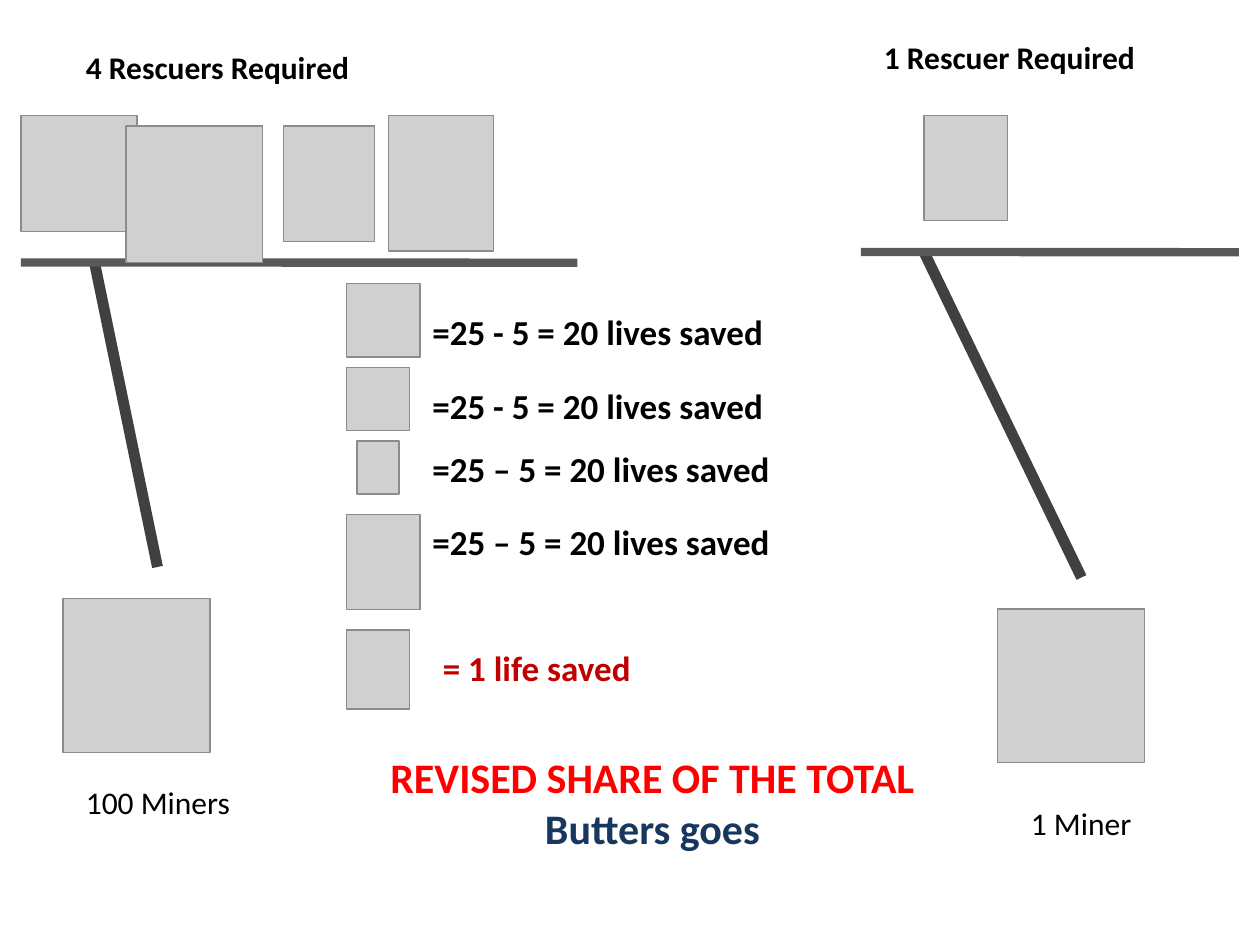
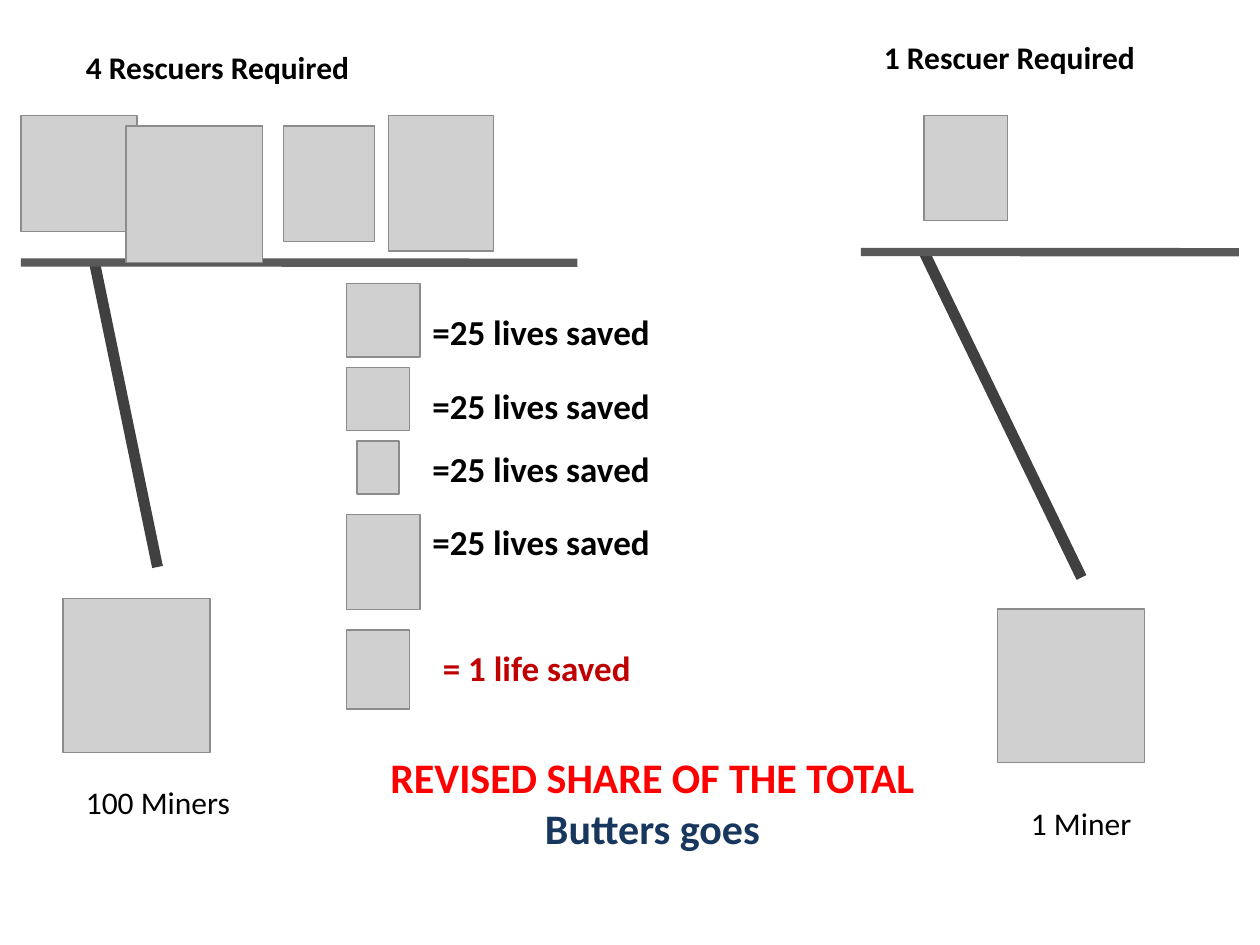
Before and after one commit to AdamSwenson/biz-ethics-docs, a slide deck: slide 11 of lectures/Voting responsibility.pptx (slide 8 before the commit). Drawn at 1260x945 pixels with LibreOffice and Linux fonts; fonts in the diff are those of the drawing; grey boxes stand for pictures. Boxes give left, top, right and bottom in pixels: in the first picture for what was removed or moved away, otherwise in the second. Text is boxed around its words. In the diff, an @@ line names an element or a change of style, - is before the commit and + after.

```diff
--- a/lectures/Voting responsibility.pptx
+++ b/lectures/Voting responsibility.pptx
@@ text at (432,320,649,346): text changed @@
-=25 - 5 = 20 lives saved
+=25 lives saved
@@ text at (432,394,649,420): text changed @@
-=25 - 5 = 20 lives saved
+=25 lives saved
@@ text at (432,457,649,483): text changed @@
-=25 – 5 = 20 lives saved
+=25 lives saved
@@ text at (432,530,649,556): text changed @@
-=25 – 5 = 20 lives saved
+=25 lives saved
```
Also in this commit, not shown: 9 slides added, 2 other files.
